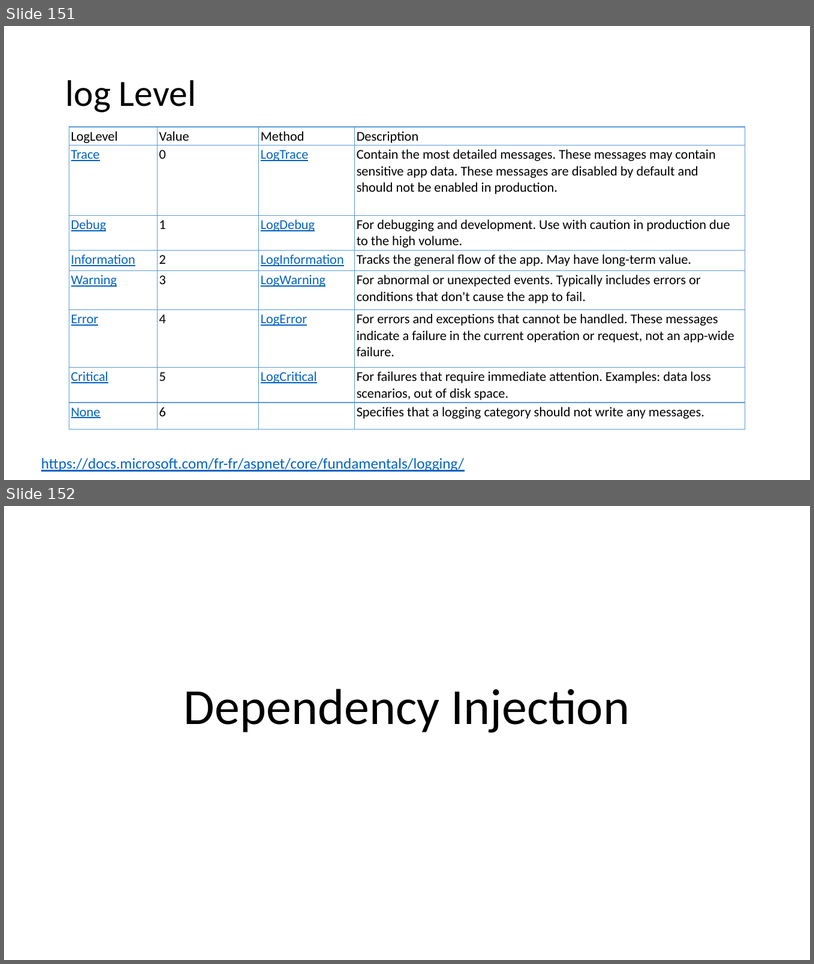
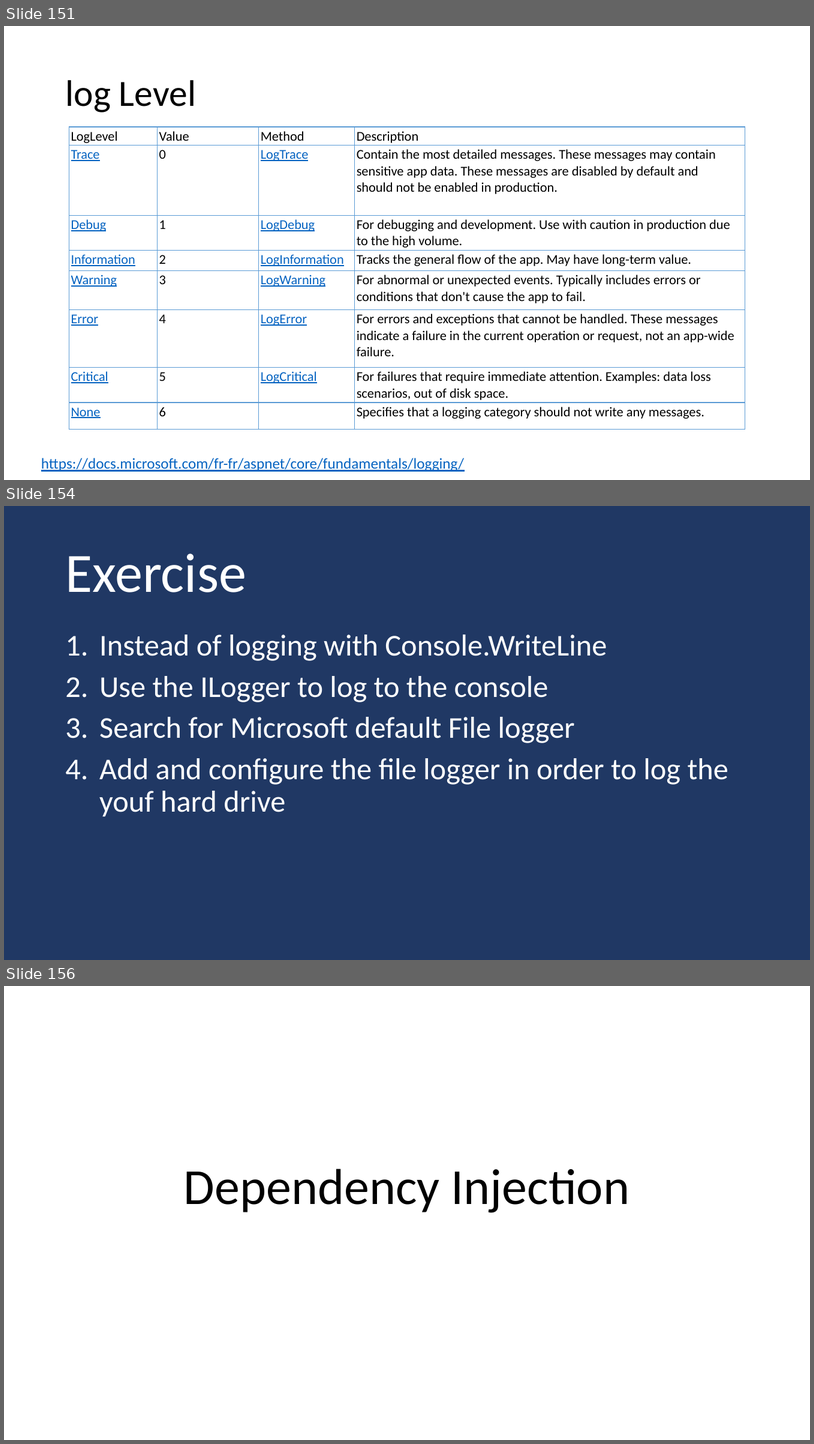
Before and after one commit to guillaume-chervet/course.dotnet, a slide deck: documentations/dotnet.pptx. Shown one above the other, each under a label of ours: slides 151 and 152 before the commit, slides 151, 154 and 156 after it; the slides between them are not shown. The pictures are 814x964 and 814x1444 pixels, drawn with LibreOffice and Linux fonts; fonts in the diff are those of the drawing. Boxes give left, top, right and bottom in pixels: in the first picture for what was removed or moved away, otherwise in the second. Text is boxed around its words. In the diff, an @@ line names an element or a change of style, - is before the commit and + after.

```diff
--- a/documentations/dotnet.pptx
+++ b/documentations/dotnet.pptx
@@ slide 154 added at [4,506,810,960], background #203864 @@
@@ title added at [65,553,246,592], 66 pt, text #FFFFFF @@
+Exercise
@@ text added at [99,634,729,816], 36 pt, text #FFFFFF @@
+1. Instead of logging with Console.WriteLine
+2. Use the ILogger to log to the console
+3. Search for Microsoft default File logger
+4. Add and configure the file logger in order to log the youf hard drive
@@ what was slide 152 is now slide 156 @@
```
Also in this commit, not shown: 1 slide changed, 5 other slides added.
